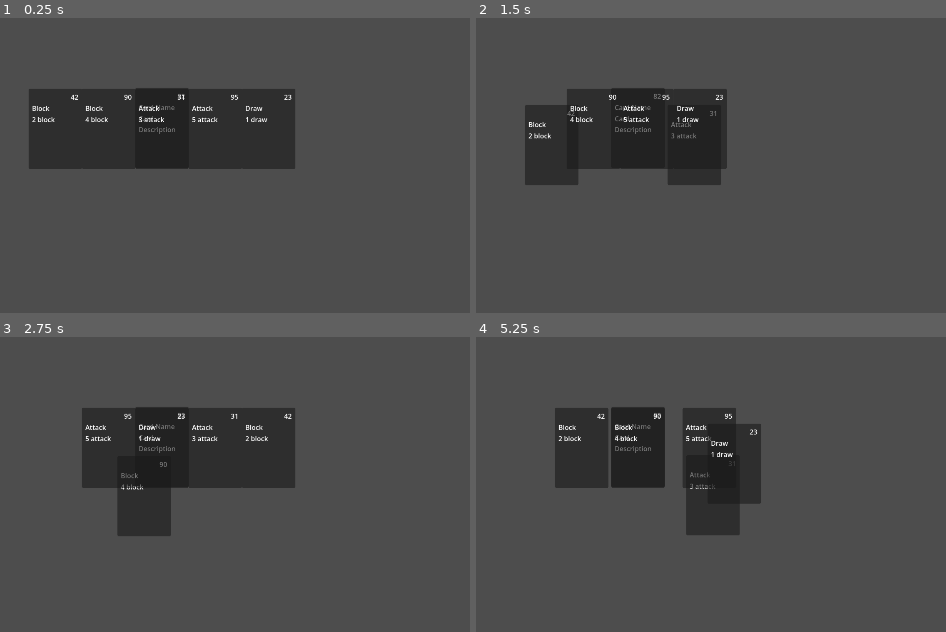
Above: before the commit, frames 1-4 (two rows, left to right).
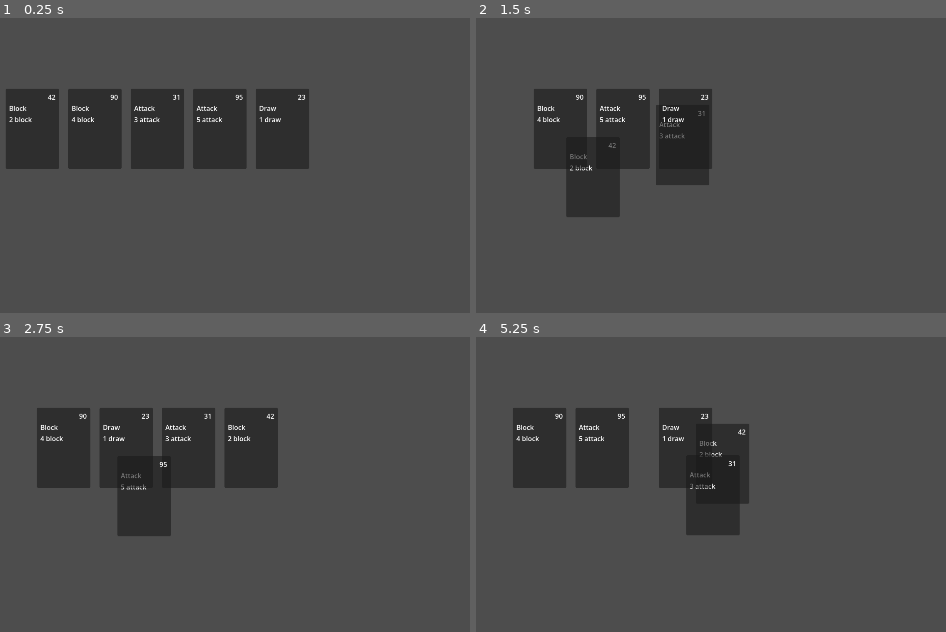
Above: after the commit, the same moments.

Repository: j-amg/Cards
Game: Godot game, scene res://card_manager.tscn
Same seed, same stepped clock (60 frames per second), same inputs: the game is played once before the commit and once after it.
Inputs (mouse positions are in pixels of both pictures, inside the frame that each line leads up to):
- Up to frame 1 (0.25 s): no input
- Up to frame 2 (1.5 s): tap Enter at 0.5 s; click (635, 127) at 0.67 s; tap Space at 1.25 s; move the mouse to (555, 130) at 1.27 s; click (555, 130) at 1.42 s
- Up to frame 3 (2.75 s): tap Enter at 2 s; move the mouse to (108, 449) at 2.02 s; click (108, 449) at 2.17 s
- Up to frame 4 (5.25 s): tap Space at 2.75, 4.25 s; move the mouse to (692, 449) at 2.77 s; click (692, 449) at 2.92 s; tap Enter at 3.5 s; move the mouse to (584, 449) at 3.52 s; click (584, 449) at 3.67 s; click (584, 449) at 4.42 s; move the mouse to (678, 446) at 5.02 s; click (678, 446) at 5.17 s

The runs differ from the first frame. In frame 1, 5.0% of the frame differs, in the area x 1-66%, y 23-52%; in frame 2, 5.8%; in frame 3, 5.7%; in frame 4, 7.2%, in the area x 7-61%, y 23-57%.

Commit message:
fix card placement

Diff:
--- a/card_manager.gd
+++ b/card_manager.gd
@@ -3,7 +3,7 @@
 @onready var player_hand_pos: Control = $player_hand
 var selected_card: Card
 var card_scene = preload("res://card.tscn")
-var card_distance = 128
+var card_distance = 150
 
 var player_hand: Array[Card] = []
 
@@ -30,8 +30,7 @@
 	if selected_card != null:
 		player_hand.append(selected_card)
 
-	if card_index != 0:
-		player_hand.remove_at(card_index)
+	if card_index != -1: player_hand.remove_at(card_index)
 
 
 	selected_card = card
@@ -45,6 +44,8 @@
 		var card = player_hand[i]
 		tween.tween_property(card, "position", Vector2((player_hand_pos.position.x) + ((i - (float(player_hand.size())) / 2) * card_distance), player_hand_pos.position.y - card.size.y / 2), 0.1)
 		print(player_hand[i].position.x)
+
+	print(player_hand.size())
 
 func _input(event: InputEvent) -> void:
 	if event is InputEventMouseButton:
--- a/card_manager.tscn
+++ b/card_manager.tscn
@@ -1,7 +1,6 @@
 [gd_scene format=3 uid="uid://cfwwq55vq35rs"]
 
 [ext_resource type="Script" uid="uid://cumqf7efrtk1e" path="res://card_manager.gd" id="1_pg7g4"]
-[ext_resource type="PackedScene" uid="uid://blwgspwpixv4g" path="res://card.tscn" id="2_5bagc"]
 
 [node name="Control" type="Control" unique_id=1287203228]
 layout_mode = 3
@@ -33,14 +32,3 @@
 
 [node name="CenterContainer" type="CenterContainer" parent="VBoxContainer" unique_id=927399926]
 layout_mode = 2
-
-[node name="CenterContainer" type="CenterContainer" parent="." unique_id=94111484]
-layout_mode = 1
-anchors_preset = 15
-anchor_right = 1.0
-anchor_bottom = 1.0
-grow_horizontal = 2
-grow_vertical = 2
-
-[node name="card" parent="CenterContainer" unique_id=225691580 instance=ExtResource("2_5bagc")]
-layout_mode = 2
